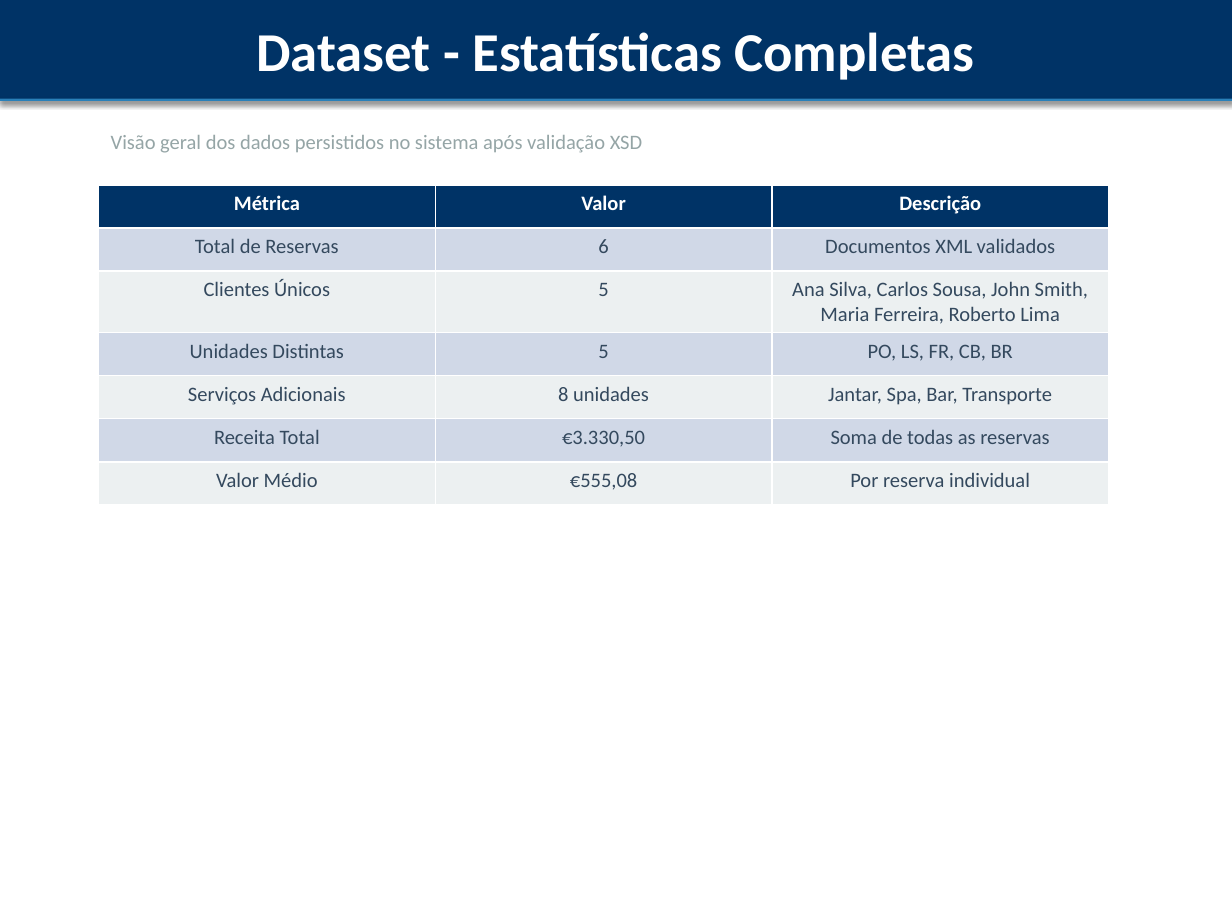
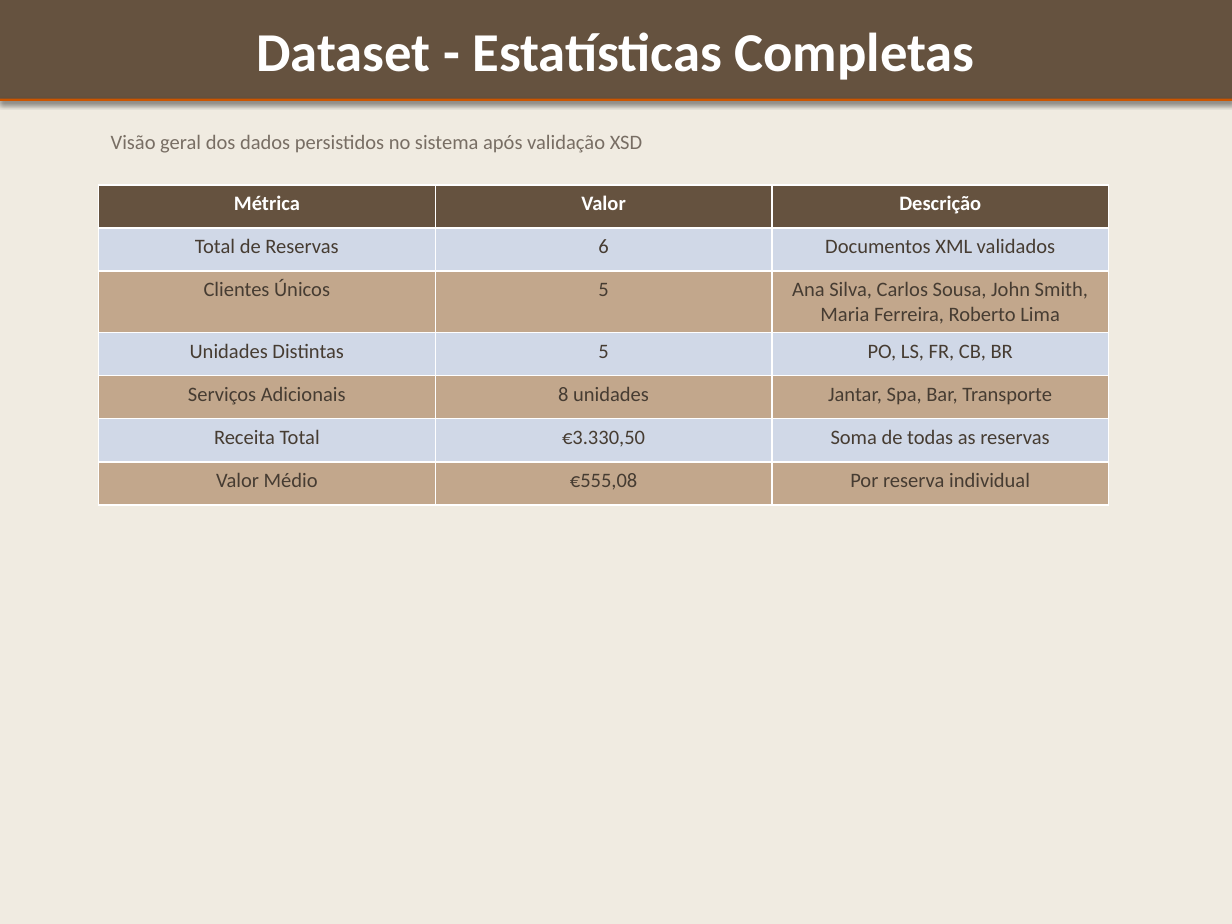
Before and after one commit to InnaVibes/Ctesp, a slide deck: slide 8 of peid/TRABALHO_PRATICO/apresentacao_reservas.pptx. Drawn at 1232x924 pixels with LibreOffice and Linux fonts; fonts in the diff are those of the drawing. Boxes give left, top, right and bottom in pixels: in the first picture for what was removed or moved away, otherwise in the second. Text is boxed around its words. In the diff, an @@ line names an element or a change of style, - is before the commit and + after.

```diff
--- a/peid/TRABALHO_PRATICO/apresentacao_reservas.pptx
+++ b/peid/TRABALHO_PRATICO/apresentacao_reservas.pptx
@@ background #FFFFFF to #F0EBE1 @@
@@ rectangle "Dataset - Estatísticas Completas" at [0,0,1232,99]: fill #003366 to #65523F; outline #003366 0.75 pt to #65523F 0.75 pt @@
@@ rectangle at [0,99,1232,101]: fill #2980B9 to #CC5500 @@
@@ text "Visão geral dos dados persistidos ..." at [111,135,642,153]: text colour #95A5A6 to #786E64 @@
@@ table at [99,185,1108,505] @@
@@ fill #003366 to #65523F in row 1 @@
@@ fill #ECF0F1 to #C2A78C in 9 cells @@
@@ text colour #34495E to #463C32 @@
```
Also in this commit, not shown: 21 other slides changed, 2 other files.
